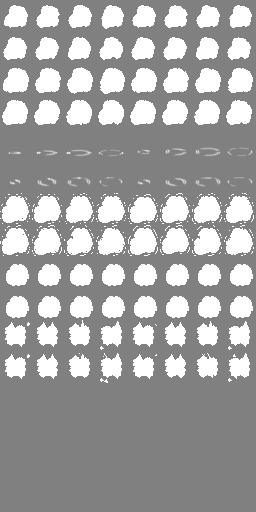
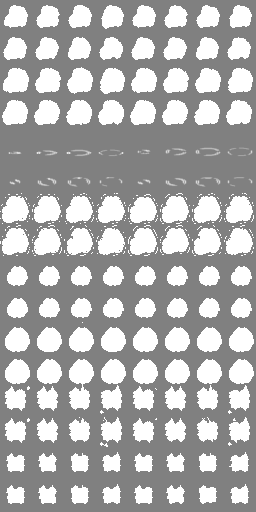
Layers edited between the first and the second 256×512 image:
painted on "Pasted Layer #1" over (5, 264, 254, 384)
painted on "Pasted Layer" over (5, 264, 254, 504)
